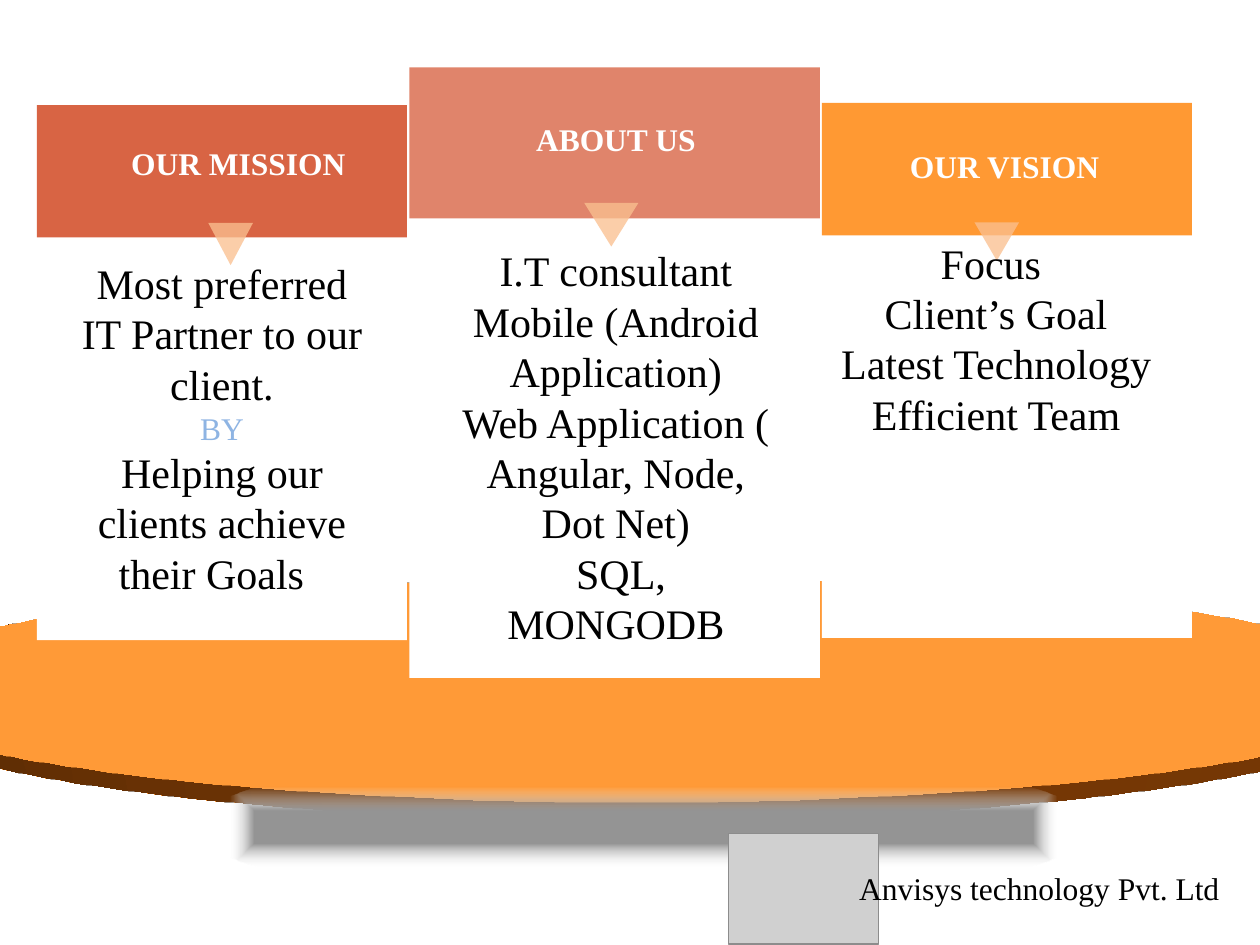
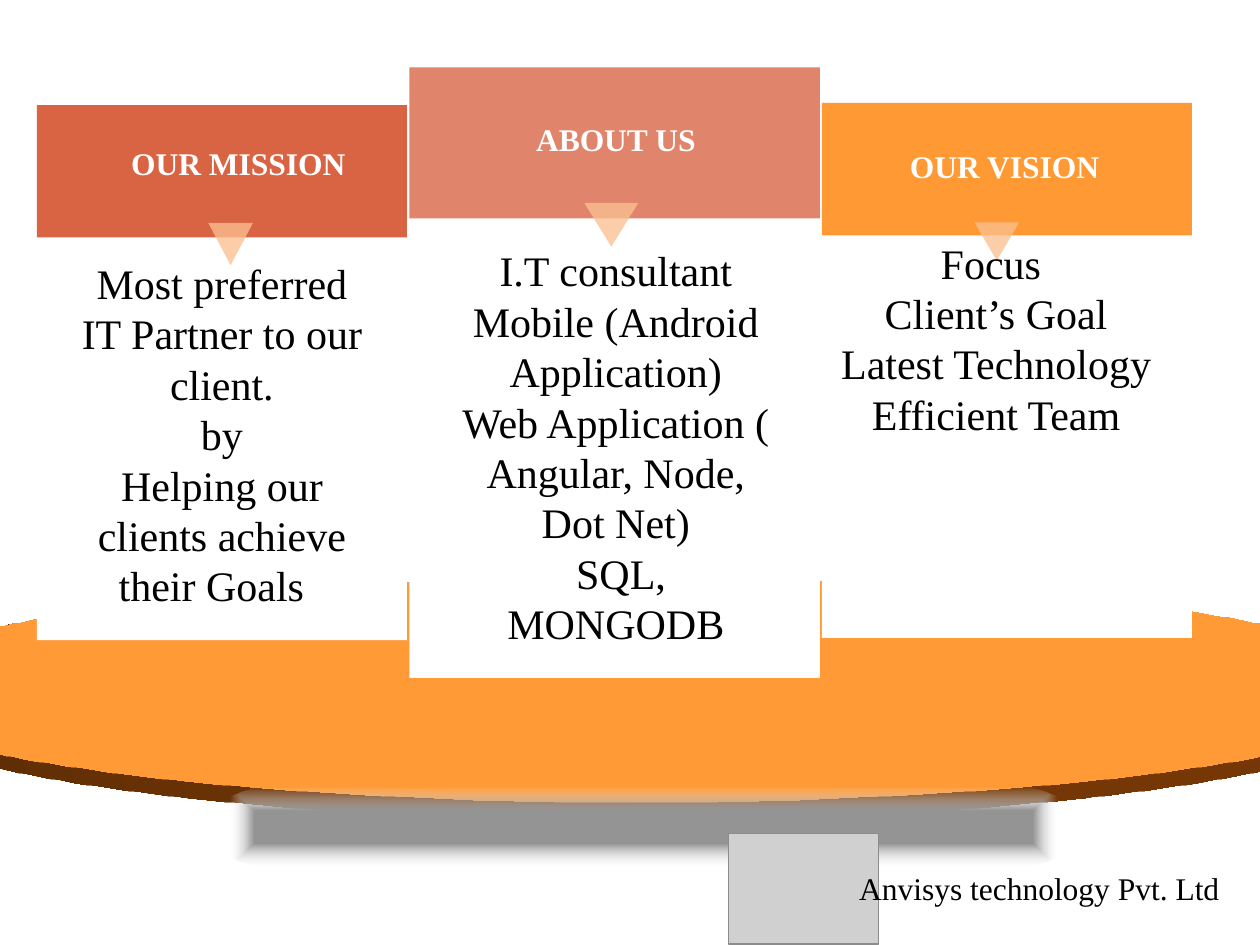
Before and after one commit to Anvisys/Documents, a slide deck: slide 2 of Anvisys presentation & poster.pptx. Drawn at 1260x945 pixels with LibreOffice and Linux fonts; fonts in the diff are those of the drawing; grey boxes stand for pictures. Boxes give left, top, right and bottom in pixels: in the first picture for what was removed or moved away, otherwise in the second. Text is boxed around its words. In the diff, an @@ line names an element or a change of style, - is before the commit and + after.

```diff
--- a/Anvisys presentation & poster.pptx
+++ b/Anvisys presentation & poster.pptx
@@ text at bbox=[201, 421, 243, 459]: text changed; size 18 to 24 pt; text colour #8EB4E3 to #000000 @@
-BY
+by
```
Also in this commit, not shown: 1 other slide changed, 4 other files.
